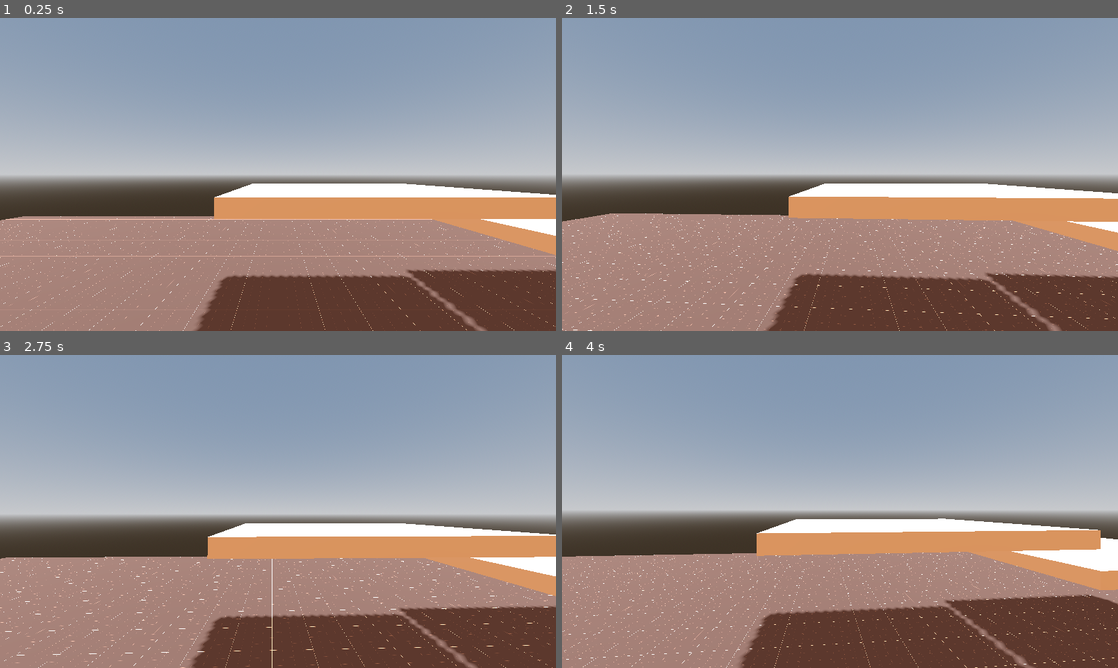
Above: before the commit, frames 1-4 (two rows, left to right).
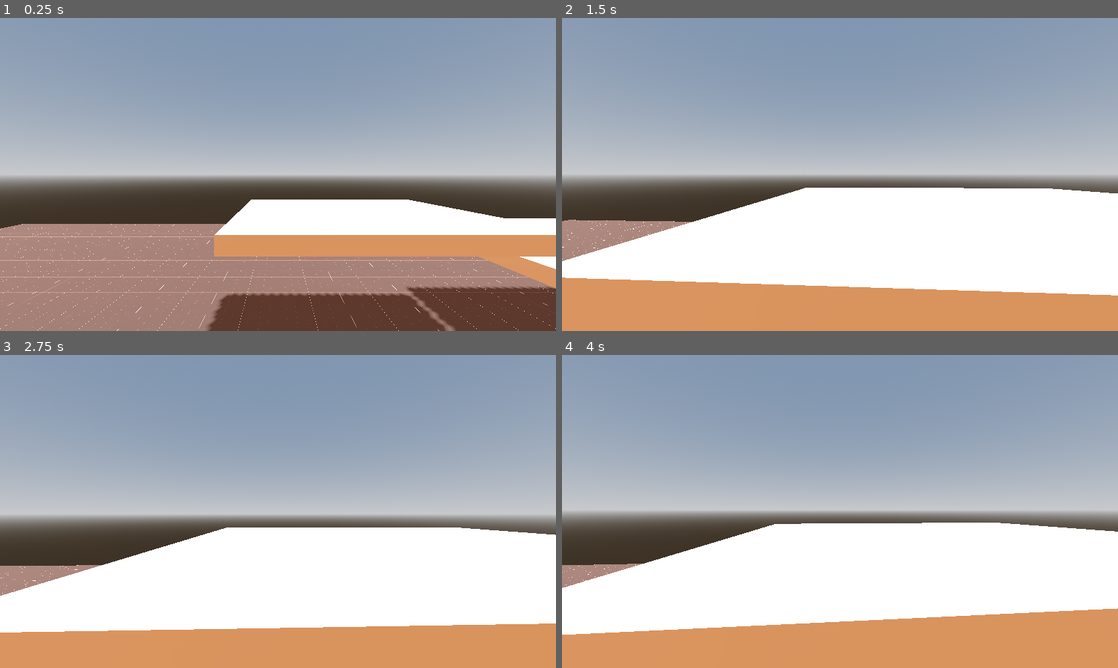
Above: after the commit, the same moments.

Repository: BananaHolograma/godot-personal-template
Game: Godot game, scene res://scenes/test/playground.tscn
Two runs of this game, one before a commit and one after it. Both use one fixed random seed, a clock stepped at 60 frames per second and the inputs below. The project has no main scene, so this scene is started directly.
Inputs (mouse positions are in pixels of both pictures, inside the frame that each line leads up to):
- Up to frame 1 (0.25 s): no input
- Up to frame 2 (1.5 s): move the mouse to (867, 174) at 0.52 s; hold Up (ui_up) from 0.53 s (still down); tap E (interact) at 0.6, 1.35 s; tap Enter at 1.25 s; move the mouse to (812, 174) at 1.27 s
- Up to frame 3 (2.75 s): keep holding Up (ui_up); tap Space at 2 s; move the mouse to (289, 505) at 2.02 s; tap E (interact) at 2.1 s
- Up to frame 4 (4 s): keep holding Up (ui_up); tap Enter at 2.75 s; move the mouse to (834, 517) at 2.77 s; tap E (interact) at 2.85, 3.6 s; tap Space at 3.5 s; move the mouse to (878, 514) at 3.52 s

The runs differ from the first frame. In frame 1, 20% of the frame differs, in the area x 0-100%, y 52-100%; in frame 2, 40%; in frame 3, 39%; in frame 4, 40%.

Commit message:
idle and walk states for the first person controller state machine

Diff:
--- a/components/movement/first-person/first_person_controller.tscn
+++ b/components/movement/first-person/first_person_controller.tscn
@@ -1,8 +1,9 @@
-[gd_scene load_steps=6 format=3 uid="uid://dxitjfxwkshxj"]
+[gd_scene load_steps=7 format=3 uid="uid://dxitjfxwkshxj"]
 
 [ext_resource type="Script" path="res://components/movement/first-person/first_person_controller.gd" id="1_h8wkm"]
 [ext_resource type="Script" path="res://components/behaviour/finite-state-machine/finite-state-machine.gd" id="2_uhxxt"]
 [ext_resource type="Script" path="res://components/movement/first-person/states/idle.gd" id="3_snwrv"]
+[ext_resource type="Script" path="res://components/movement/first-person/states/walk.gd" id="4_vfkqp"]
 
 [sub_resource type="CapsuleShape3D" id="CapsuleShape3D_cwtca"]
 radius = 0.306
@@ -38,7 +39,10 @@
 [node name="FiniteStateMachine" type="Node" parent="." node_paths=PackedStringArray("actor", "current_state")]
 script = ExtResource("2_uhxxt")
 actor = NodePath("..")
-current_state = NodePath("IdleFirstPerson")
+current_state = NodePath("Idle")
 
-[node name="IdleFirstPerson" type="Node" parent="FiniteStateMachine"]
+[node name="Idle" type="Node" parent="FiniteStateMachine"]
 script = ExtResource("3_snwrv")
+
+[node name="Walk" type="Node" parent="FiniteStateMachine"]
+script = ExtResource("4_vfkqp")
--- a/components/movement/first-person/states/idle.gd
+++ b/components/movement/first-person/states/idle.gd
@@ -4,9 +4,8 @@
 func physics_update(delta: float):
 	super.physics_update(delta)
 
-	#if not transformed_input.direction.is_zero_approx():
-		#state_finished.emit("Walk", {})
-		#
+	if not transformed_input.input_direction.is_zero_approx():
+		state_finished.emit("Walk", {})
 
 	FSM.actor.velocity = lerp(FSM.actor.velocity, Vector3.ZERO, delta * friction)
 	FSM.actor.move_and_slide()
--- a/components/movement/first-person/states/motion.gd
+++ b/components/movement/first-person/states/motion.gd
@@ -1,6 +1,23 @@
 class_name Motion extends State
 
+signal gravity_enabled
+signal gravity_disabled
+
+## The world gravity that it`s being applied to objects
+@export var gravity := ProjectSettings.get_setting("physics/3d/default_gravity") as float
+## Enable or disable the gravity
+@export var gravity_active := true:
+	set(value):
+		if value != gravity_active:
+			if value:
+				gravity_enabled.emit()
+			else:
+				gravity_disabled.emit()
+
+		gravity_active = value
+## The friction value for decelerate motion
 @export var friction: float = 7.0
+## The limit max velocity that can reach the actor when is falling
 @export var fall_velocity_limit: float = 300.0
 
 var transformed_input := TransformedInput.new()
@@ -8,6 +25,10 @@
 
 func physics_update(delta: float):
 	transformed_input.update_input_direction(FSM.actor as CharacterBody3D)
+
+
+	if gravity_active and not FSM.actor.is_on_floor():
+		FSM.actor.velocity.y -= gravity * delta
 
 
 func move(speed: float, delta: float = get_physics_process_delta_time()):
@@ -22,6 +43,14 @@
 		FSM.actor.velocity.z = lerp(FSM.actor.velocity.z, world_coordinate_space_direction.z * speed, delta * friction)
 
 
+func enable_gravity():
+	gravity_active = true
+
+
+func disable_gravity():
+	gravity_active = false
+
+
 class TransformedInput:
 	## Raw input vector from user key presses
 	var input_direction: Vector2
--- /dev/null
+++ b/components/movement/first-person/states/walk.gd
@@ -0,0 +1,16 @@
+class_name WalkFirstPerson extends Motion
+
+@export var speed := 3.5
+
+
+func physics_update(delta: float):
+	super.physics_update(delta)
+
+	move(speed)
+
+	if transformed_input.world_coordinate_space_direction.is_zero_approx() or FSM.actor.velocity.is_zero_approx():
+		state_finished.emit("Idle", {})
+		return
+
+
+	FSM.actor.move_and_slide()
--- a/scenes/test/playground.tscn
+++ b/scenes/test/playground.tscn
@@ -32,25 +32,30 @@
 transform = Transform3D(-0.866023, -0.433016, 0.250001, 0, 0.499998, 0.866027, -0.500003, 0.749999, -0.43301, 0, 0, 0)
 shadow_enabled = true
 
+[node name="FirstPersonController" parent="." instance=ExtResource("2_1n2dk")]
+transform = Transform3D(1, 0, 0, 0, 1, 0, 0, 0, 1, 0, 1.42597, -2.01773)
+
 [node name="CSGBox3D" type="CSGBox3D" parent="."]
 material_override = SubResource("StandardMaterial3D_lheep")
+use_collision = true
 size = Vector3(20, 0.1, 20)
 
 [node name="CSGBox3D2" type="CSGBox3D" parent="."]
 transform = Transform3D(1, 0, 0, 0, 1, 0, 0, 0, 1, -4.43703, 1.52084, 0)
+use_collision = true
 size = Vector3(0.0708618, 2.94055, 6.08203)
-
-[node name="FirstPersonController" parent="." instance=ExtResource("2_1n2dk")]
-transform = Transform3D(1, 0, 0, 0, 1, 0, 0, 0, 1, 0, 0.95396, -2.01773)
 
 [node name="CSGBox3D3" type="CSGBox3D" parent="."]
 transform = Transform3D(1, 0, 0, 0, 1, 0, 0, 0, 1, 0.97699, 1.43115, -4.76332)
+use_collision = true
 size = Vector3(2.95398, 0.17041, 2.29785)
 
 [node name="CSGBox3D4" type="CSGBox3D" parent="."]
 transform = Transform3D(1, 0, 0, 0, 1, 0, 0, 0, 1, 3.93975, 1.06661, -4.76332)
+use_collision = true
 size = Vector3(2.95398, 0.17041, 2.29785)
 
 [node name="CSGBox3D5" type="CSGBox3D" parent="."]
 transform = Transform3D(1, 0, 0, 0, 1, 0, 0, 0, 1, -3.69469, 0.504881, 1.87146)
+use_collision = true
 size = Vector3(1, 0.882401, 2.04843)
